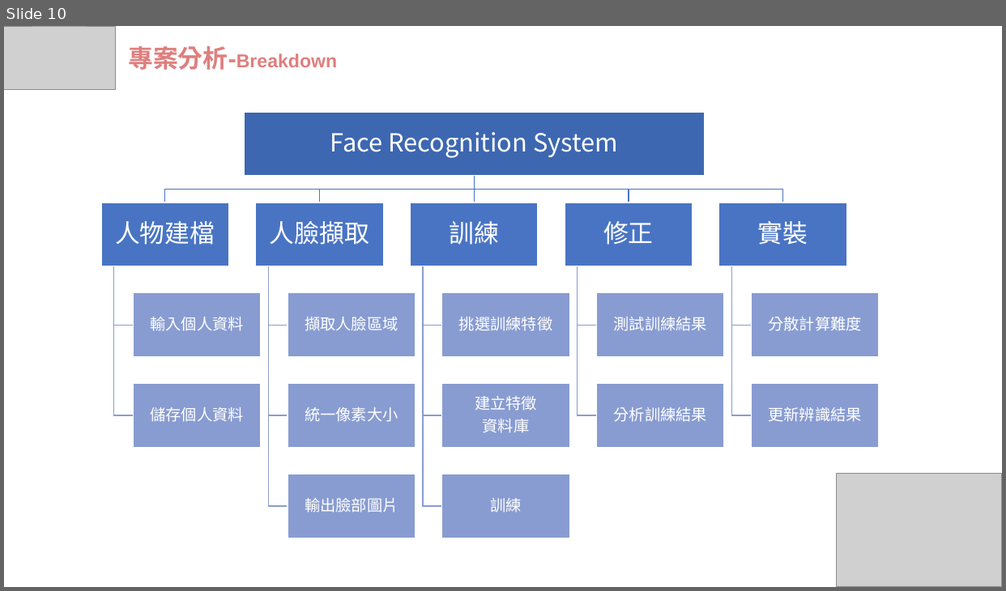
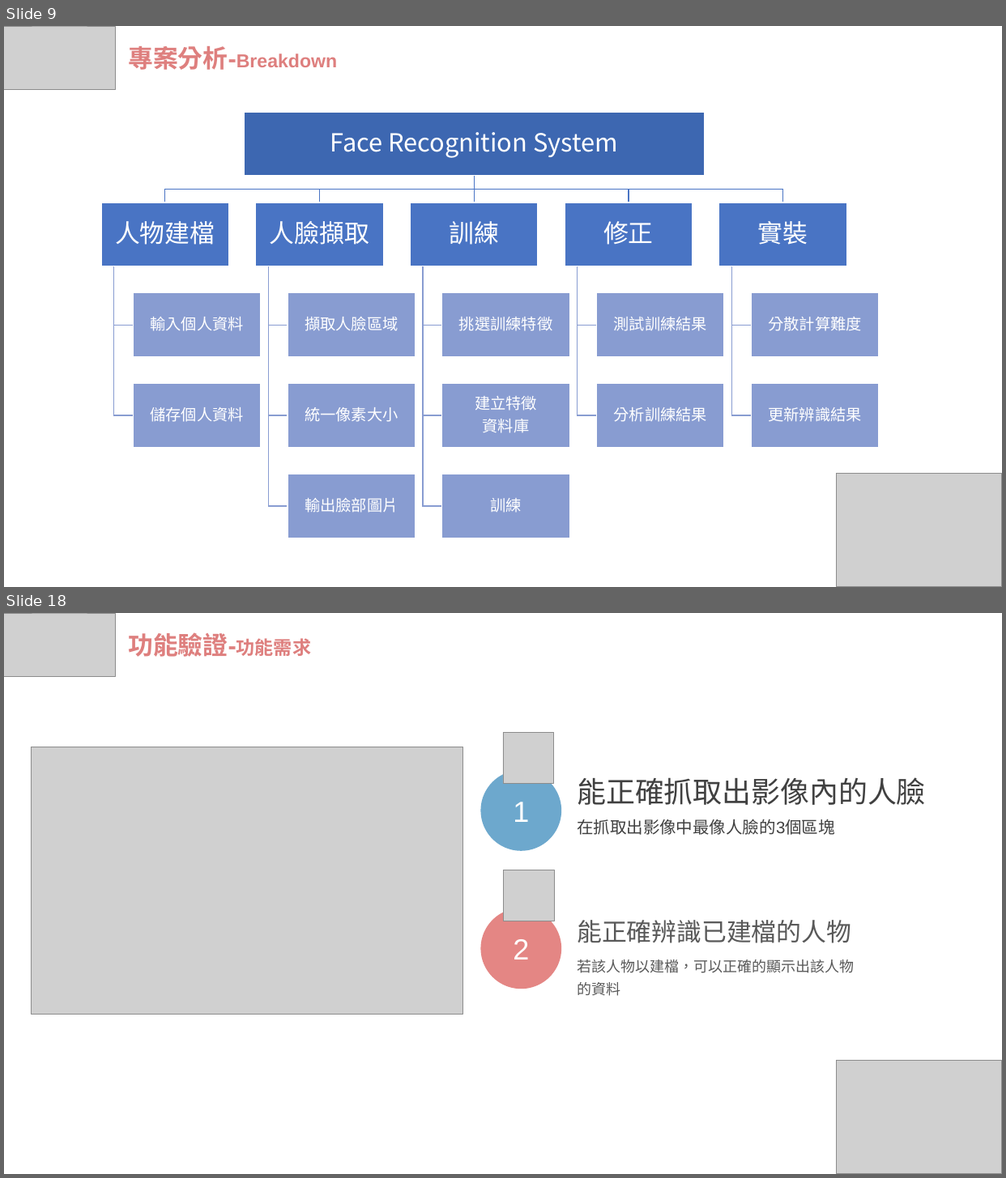
Before and after one commit to wasteee/Embedded-Image-Processing-final, a slide deck: IP_FRS.pptx. Shown one above the other, each under a label of ours: slide 10 before the commit, slides 9 and 18 after it; the slides between them are not shown. The pictures are 1006x591 and 1006x1178 pixels, drawn with LibreOffice and Linux fonts; fonts in the diff are those of the drawing; grey boxes stand for pictures. Boxes give left, top, right and bottom in pixels: in the first picture for what was removed or moved away, otherwise in the second. Text is boxed around its words. In the diff, an @@ line names an element or a change of style, - is before the commit and + after.

```diff
--- a/IP_FRS.pptx
+++ b/IP_FRS.pptx
@@ slide 18 added at [4,613,1002,1174], background #FFFFFF @@
@@ picture added at [4,613,116,677] @@
@@ text added at [128,632,311,657], 24 pt, text #DE7F7E, bold @@
+功能驗證-功能需求
@@ picture added at [503,732,554,783] @@
@@ picture added at [31,747,463,1014] @@
@@ ellipse added at [481,770,562,851], fill #6DA8CD, 28 pt, text #FFFFFF @@
+1
@@ text added at [577,777,926,805], 28 pt, text #404040 @@
+能正確抓取出影像內的人臉
@@ text added at [577,819,835,835], 16 pt, text #404040 @@
+在抓取出影像中最像人臉的3個區塊
@@ picture added at [503,870,554,921] @@
@@ ellipse added at [481,908,562,989], fill #E48684, 28 pt, text #FFFFFF @@
+2
@@ text added at [577,920,851,943], 24 pt, text #595959 @@
+能正確辨識已建檔的人物
@@ text added at [577,960,854,996], 14 pt, text #595959 @@
+若該人物以建檔，可以正確的顯示出該人物的資料
@@ picture added at [837,1061,1002,1174] @@
@@ what was slide 10 is now slide 9 @@
```
Also in this commit, not shown: 9 slides changed, 9 other slides added, 1 slide removed.
